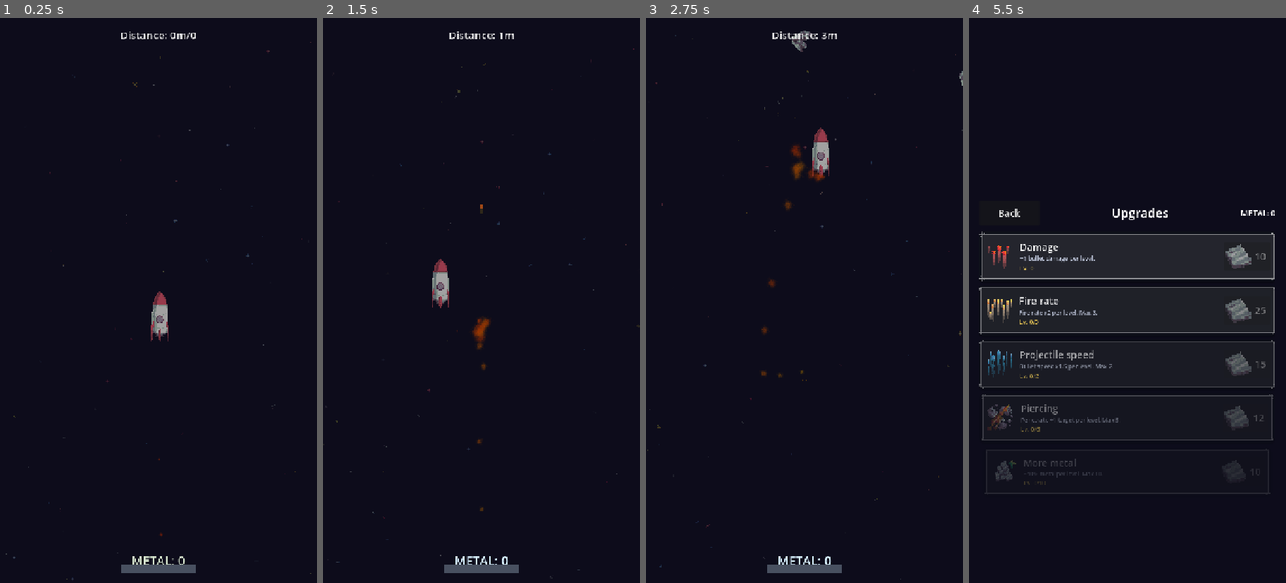
Above: before the commit, frames 1-4 (left to right).
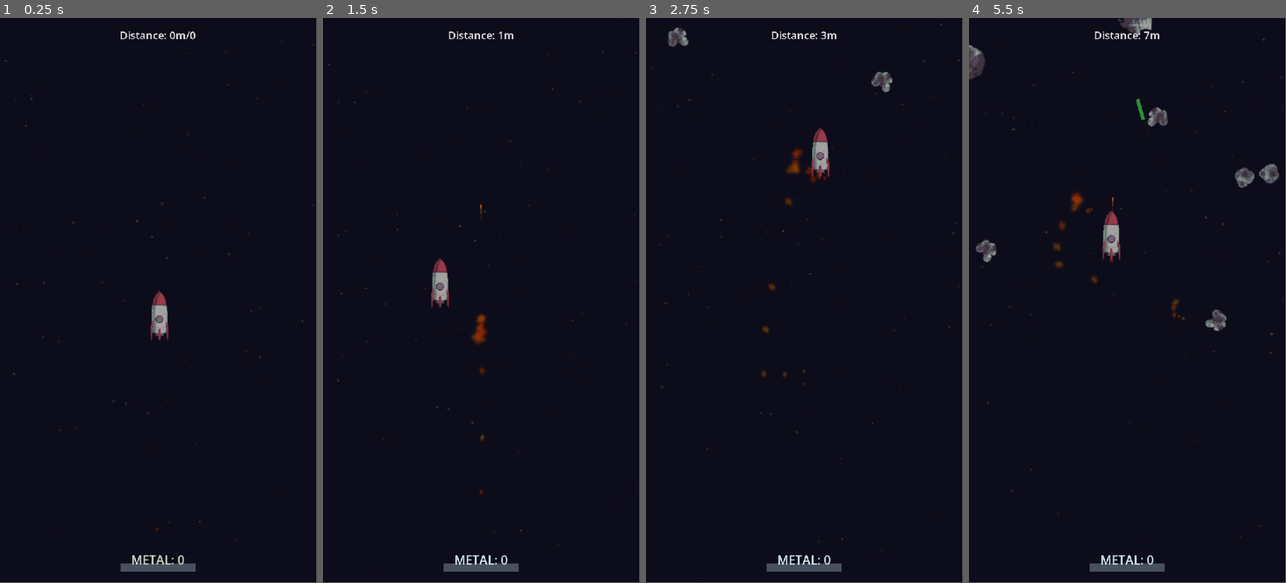
Above: after the commit, the same moments.

Repository: Minemaster656/closed-space-arcade
Game: Godot game, scene res://assets/scenes/app.tscn
The game is run twice, just before and just after one commit, with the same random seed, the same clock (stepped at 60 frames per second) and the same inputs. Before the commit the project starts from res://assets/scenes/game.tscn.
Inputs (mouse positions are in pixels of both pictures, inside the frame that each line leads up to):
- Up to frame 1 (0.25 s): no input
- Up to frame 2 (1.5 s): move the mouse to (551, 272) at 0.52 s; click (551, 272) at 0.67 s; drag from (418, 328) to (481, 102) at 1.27 s
- Up to frame 3 (2.75 s): move the mouse to (836, 176) at 2.02 s; click (836, 176) at 2.17 s
- Up to frame 4 (5.5 s): drag from (1111, 413) to (1124, 34) at 2.77 s; move the mouse to (1222, 385) at 3.52 s; click (1222, 385) at 3.67 s; drag from (1032, 215) to (1079, 159) at 4.27 s; move the mouse to (1143, 300) at 5.02 s; click (1143, 300) at 5.17 s
In our replay, the window is 450x800 before the commit and 449x799 after it. These sizes can differ from the game's own. Grey fills any space a smaller window leaves; there, only what the larger window draws over its background counts as a difference.

The runs differ from the first frame. In frame 1, 0.7% of the frame differs, in the area x 1-100%, y 2-100%; in frame 2, 0.8%; in frame 3, 1.4%; in frame 4, 13%, in the area x 0-100%, y 0-98%.

Commit message:
экран узкий как моё воображение в 3 ночи

Diff:
--- a/assets/prefabs/upgrade_row.tscn
+++ b/assets/prefabs/upgrade_row.tscn
@@ -14,6 +14,15 @@
 shadow_color = Color(0, 0, 0, 0.35)
 shadow_size = 4
 shadow_offset = Vector2(0, 2)
+
+[sub_resource type="LabelSettings" id="LabelSettings_ebcgy"]
+font_size = 24
+
+[sub_resource type="LabelSettings" id="LabelSettings_rsvb6"]
+font_size = 20
+
+[sub_resource type="LabelSettings" id="LabelSettings_yfo1m"]
+font_color = Color(1, 1, 0.58431375, 1)
 
 [node name="UpgradeRow" type="Control" unique_id=1348327167]
 custom_minimum_size = Vector2(0, 112)
@@ -78,12 +87,14 @@
 layout_mode = 2
 theme_override_font_sizes/font_size = 22
 text = "Name"
+label_settings = SubResource("LabelSettings_ebcgy")
 
 [node name="Desc" type="Label" parent="Margin/HBox/Info" unique_id=562774328]
 layout_mode = 2
 theme_override_colors/font_color = Color(0.75, 0.78, 0.86, 1)
 theme_override_font_sizes/font_size = 13
 text = "Description"
+label_settings = SubResource("LabelSettings_rsvb6")
 autowrap_mode = 3
 
 [node name="Level" type="Label" parent="Margin/HBox/Info" unique_id=791731878]
@@ -91,6 +102,7 @@
 theme_override_colors/font_color = Color(1, 0.85, 0.35, 1)
 theme_override_font_sizes/font_size = 14
 text = "Lv. 0"
+label_settings = SubResource("LabelSettings_yfo1m")
 
 [node name="PriceButton" type="Button" parent="Margin/HBox" unique_id=679146299]
 custom_minimum_size = Vector2(104, 64)
--- /dev/null
+++ b/assets/scenes/app.tscn
@@ -0,0 +1,62 @@
+[gd_scene load_steps=6 format=3]
+
+[ext_resource type="Script" path="res://assets/scripts/app_frame.gd" id="1_app"]
+[ext_resource type="Shader" path="res://assets/shaders/bar_blur.gdshader" id="2_blur"]
+[ext_resource type="Shader" path="res://assets/shaders/bar_bg.gdshader" id="3_bg"]
+
+[sub_resource type="ShaderMaterial" id="ShaderMaterial_blur"]
+shader = ExtResource("2_blur")
+shader_parameter/spread = 4.0
+
+[sub_resource type="ShaderMaterial" id="ShaderMaterial_bg"]
+shader = ExtResource("3_bg")
+shader_parameter/window_size = Vector2(1080, 1920)
+shader_parameter/game_aspect = 0.5625
+shader_parameter/extra_zoom = 1.3
+shader_parameter/darken = 0.55
+shader_parameter/saturation = 0.8
+
+[node name="App" type="Control"]
+layout_mode = 3
+anchors_preset = 15
+anchor_right = 1.0
+anchor_bottom = 1.0
+grow_horizontal = 2
+grow_vertical = 2
+script = ExtResource("1_app")
+
+[node name="Backdrop" type="TextureRect" parent="."]
+material = SubResource("ShaderMaterial_bg")
+layout_mode = 1
+anchors_preset = 15
+anchor_right = 1.0
+anchor_bottom = 1.0
+grow_horizontal = 2
+grow_vertical = 2
+mouse_filter = 2
+expand_mode = 1
+stretch_mode = 0
+
+[node name="GameContainer" type="SubViewportContainer" parent="."]
+layout_mode = 0
+offset_right = 720.0
+offset_bottom = 1280.0
+stretch = true
+
+[node name="GameViewport" type="SubViewport" parent="GameContainer"]
+handle_input_locally = false
+size = Vector2i(720, 1280)
+render_target_update_mode = 4
+
+[node name="BlurViewport" type="SubViewport" parent="."]
+size = Vector2i(270, 480)
+disable_3d = true
+render_target_update_mode = 4
+
+[node name="BlurRect" type="TextureRect" parent="BlurViewport"]
+material = SubResource("ShaderMaterial_blur")
+offset_right = 270.0
+offset_bottom = 480.0
+mouse_filter = 2
+expand_mode = 1
+stretch_mode = 0
--- /dev/null
+++ b/assets/scripts/app_frame.gd
@@ -0,0 +1,73 @@
+extends Control
+
+## Корневая оболочка игры.
+##
+## Держит игровые сцены в SubViewport дизайн-размера 720x1280 и масштабирует
+## его с сохранением вертикального соотношения сторон. Свободное место окна
+## заполняется размытым зумом того же кадра, поэтому игра никогда не
+## растягивается под ширину браузера/экрана.
+
+const DESIGN_SIZE := Vector2(720.0, 1280.0)
+const DESIGN_ASPECT := 720.0 / 1280.0
+const GAME_SCENE := "res://assets/scenes/game.tscn"
+const GAME_VIEWPORT_GROUP := &"game_viewport"
+
+@onready var _backdrop: TextureRect = $Backdrop
+@onready var _game_container: SubViewportContainer = $GameContainer
+@onready var _game_viewport: SubViewport = $GameContainer/GameViewport
+@onready var _blur_viewport: SubViewport = $BlurViewport
+@onready var _blur_rect: TextureRect = $BlurViewport/BlurRect
+
+
+func _ready() -> void:
+	add_to_group(&"app_frame")
+	_game_viewport.add_to_group(GAME_VIEWPORT_GROUP)
+	_force_portrait_on_mobile()
+	_bind_viewport_textures()
+	get_viewport().size_changed.connect(_layout)
+	change_scene(GAME_SCENE)
+	_layout()
+
+
+## Заменяет текущую игровую сцену. Вызывается из Transition вместо
+## SceneTree.change_scene_to_file(), чтобы не убить оболочку.
+func change_scene(path: String) -> void:
+	var packed := load(path) as PackedScene
+	if packed == null:
+		push_error("AppFrame: не удалось загрузить сцену %s" % path)
+		return
+
+	for child in _game_viewport.get_children():
+		_game_viewport.remove_child(child)
+		child.queue_free()
+
+	_game_viewport.add_child(packed.instantiate())
+
+
+func _bind_viewport_textures() -> void:
+	# Источник размытия — живой кадр игры.
+	_blur_rect.texture = _game_viewport.get_texture()
+	# Фон окна — уже размытый и уменьшенный кадр.
+	_backdrop.texture = _blur_viewport.get_texture()
+
+
+func _layout() -> void:
+	var window := get_viewport_rect().size
+	if window.x <= 0.0 or window.y <= 0.0:
+		return
+
+	var scale_factor := minf(window.x / DESIGN_SIZE.x, window.y / DESIGN_SIZE.y)
+	_game_container.scale = Vector2(scale_factor, scale_factor)
+	_game_container.position = ((window - DESIGN_SIZE * scale_factor) * 0.5).round()
+
+	var bg_material := _backdrop.material as ShaderMaterial
+	if bg_material != null:
+		bg_material.set_shader_parameter(&"window_size", window)
+		bg_material.set_shader_parameter(&"game_aspect", DESIGN_ASPECT)
+
+
+func _force_portrait_on_mobile() -> void:
+	# На нативном мобильном проектная настройка уже портретная, но фиксируем
+	# ориентацию ещё и в рантайме. На вебе этим занимается JS в HTML-оболочке.
+	if OS.has_feature(&"mobile") and not OS.has_feature(&"web"):
+		DisplayServer.screen_set_orientation(DisplayServer.SCREEN_PORTRAIT)
--- a/assets/scripts/globals/transition.gd
+++ b/assets/scripts/globals/transition.gd
@@ -62,7 +62,16 @@
 	if music != "":
 		Music.play(music, out_duration)
 	await fade_out(out_duration)
-	get_tree().change_scene_to_file(path)
+
+	# В обычном запуске сцены живут внутри SubViewport оболочки AppFrame, чтобы
+	# сохранять вертикальный аспект. Fallback нужен при запуске сцены напрямую
+	# из редактора (F6).
+	var app := get_tree().get_first_node_in_group(&"app_frame")
+	if app != null and app.has_method("change_scene"):
+		app.call("change_scene", path)
+	else:
+		get_tree().change_scene_to_file(path)
+
 	await fade_in(in_duration)
 
 
--- a/assets/scripts/globals/utils.gd
+++ b/assets/scripts/globals/utils.gd
@@ -9,8 +9,9 @@
 	if frame == _cached_frame:
 		return _cached_rect
 
-	var inv_canvas_transform: Transform2D = get_viewport().canvas_transform.affine_inverse()
-	var viewport_size: Vector2 = get_viewport_rect().size
+	var viewport := _game_viewport()
+	var inv_canvas_transform: Transform2D = viewport.canvas_transform.affine_inverse()
+	var viewport_size: Vector2 = viewport.get_visible_rect().size
 
 	var top_left: Vector2 = inv_canvas_transform * Vector2.ZERO
 	var bottom_right: Vector2 = inv_canvas_transform * viewport_size
@@ -18,3 +19,10 @@
 	_cached_rect = Rect2(top_left, bottom_right - top_left)
 	_cached_frame = frame
 	return _cached_rect
+
+
+## Игровая сцена живёт в SubViewport оболочки, а этот автолоад — в корневом
+## viewport. Поэтому размеры мира нужно брать у игрового viewport'а.
+func _game_viewport() -> Viewport:
+	var viewport := get_tree().get_first_node_in_group(&"game_viewport") as Viewport
+	return viewport if viewport != null else get_viewport()
--- /dev/null
+++ b/assets/shaders/bar_bg.gdshader
@@ -0,0 +1,29 @@
+shader_type canvas_item;
+render_mode unshaded;
+
+// Фон окна: размытый кадр игры, растянутый по принципу cover с небольшим
+// дополнительным зумом. Виден только в полосах вокруг игрового 9:16.
+uniform vec2 window_size = vec2(1080.0, 1920.0);
+uniform float game_aspect : hint_range(0.1, 10.0) = 0.5625;
+uniform float extra_zoom : hint_range(1.0, 3.0) = 1.3;
+uniform float darken : hint_range(0.0, 1.0) = 0.55;
+uniform float saturation : hint_range(0.0, 1.5) = 0.8;
+
+void fragment() {
+	float win_aspect = window_size.x / max(window_size.y, 1.0);
+	vec2 crop = vec2(
+		min(1.0, win_aspect / game_aspect),
+		min(1.0, game_aspect / win_aspect)
+	);
+	vec2 uv = 0.5 + (UV - 0.5) * crop / extra_zoom;
+
+	vec3 color = texture(TEXTURE, uv).rgb;
+	float luma = dot(color, vec3(0.299, 0.587, 0.114));
+	color = mix(vec3(luma), color, saturation) * darken;
+
+	vec2 centered = UV - 0.5;
+	float vignette = 1.0 - smoothstep(0.25, 0.82, length(centered * vec2(1.0, 0.85)));
+	color *= mix(0.72, 1.0, vignette);
+
+	COLOR = vec4(color, 1.0);
+}
--- /dev/null
+++ b/assets/shaders/bar_blur.gdshader
@@ -0,0 +1,25 @@
+shader_type canvas_item;
+render_mode unshaded;
+
+// Размытие кадра игры в маленьком SubViewport. Дешёвое за счёт низкого
+// разрешения цели и биномиального ядра 5x5.
+uniform float spread : hint_range(0.0, 12.0) = 4.0;
+
+void fragment() {
+	vec2 step_uv = TEXTURE_PIXEL_SIZE * spread;
+	vec3 color = vec3(0.0);
+	float weight_sum = 0.0;
+
+	for (int y = -2; y <= 2; y++) {
+		float wy = 6.0 - 2.0 * abs(float(y)) - step(1.5, abs(float(y)));
+		for (int x = -2; x <= 2; x++) {
+			float wx = 6.0 - 2.0 * abs(float(x)) - step(1.5, abs(float(x)));
+			float weight = wx * wy;
+			vec2 offset = vec2(float(x), float(y)) * step_uv;
+			color += texture(TEXTURE, UV + offset).rgb * weight;
+			weight_sum += weight;
+		}
+	}
+
+	COLOR = vec4(color / weight_sum, 1.0);
+}
--- a/project.godot
+++ b/project.godot
@@ -11,7 +11,7 @@
 [application]
 
 config/name="closed-space-arcade"
-run/main_scene="uid://v6vuhycyd1xr"
+run/main_scene="res://assets/scenes/app.tscn"
 config/features=PackedStringArray("4.7", "GL Compatibility")
 config/icon="res://icon.svg"
 
@@ -28,8 +28,7 @@
 window/size/viewport_height=1280
 window/size/window_width_override=540
 window/size/window_height_override=960
-window/stretch/mode="canvas_items"
-window/stretch/aspect="expand"
+window/stretch/mode="disabled"
 window/handheld/orientation=1
 
 [global_group]
Not shown, added: assets/scripts/app_frame.gd.uid
Not shown, added: assets/shaders/bar_bg.gdshader.uid
Not shown, added: assets/shaders/bar_blur.gdshader.uid
Not shown, changed: export_presets.cfg
